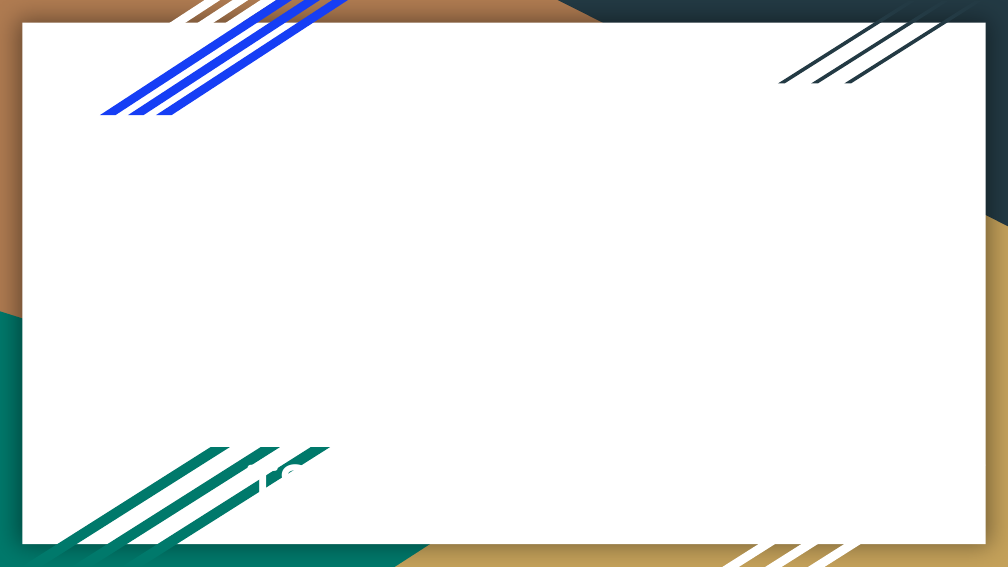
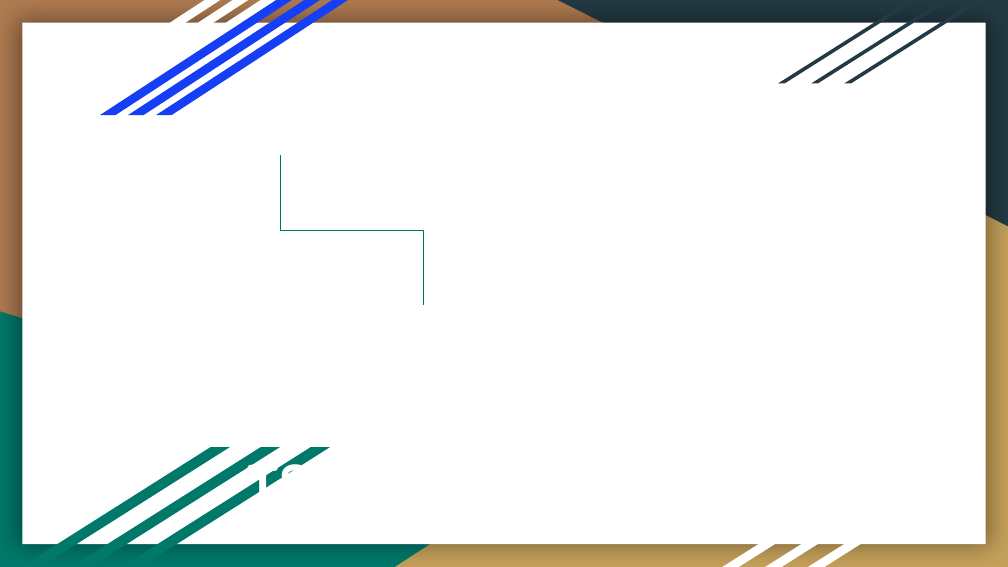
Before and after one commit to Lexa-Heda/TSA, a slide deck: slide 1 of TSA_Vortrag.pptx. Drawn at 1008x567 pixels with LibreOffice and Linux fonts; fonts in the diff are those of the drawing; background and template pictures are left out. Boxes give left, top, right and bottom in pixels: in the first picture for what was removed or moved away, otherwise in the second. Text is boxed around its words. In the diff, an @@ line names an element or a change of style, - is before the commit and + after.

```diff
--- a/TSA_Vortrag.pptx
+++ b/TSA_Vortrag.pptx
@@ elbow line added from (280, 155) to (423, 304), #007669 0.75 pt @@
```
Also in this commit, not shown: 5 other slides changed, 1 slide added, 3 other files.
